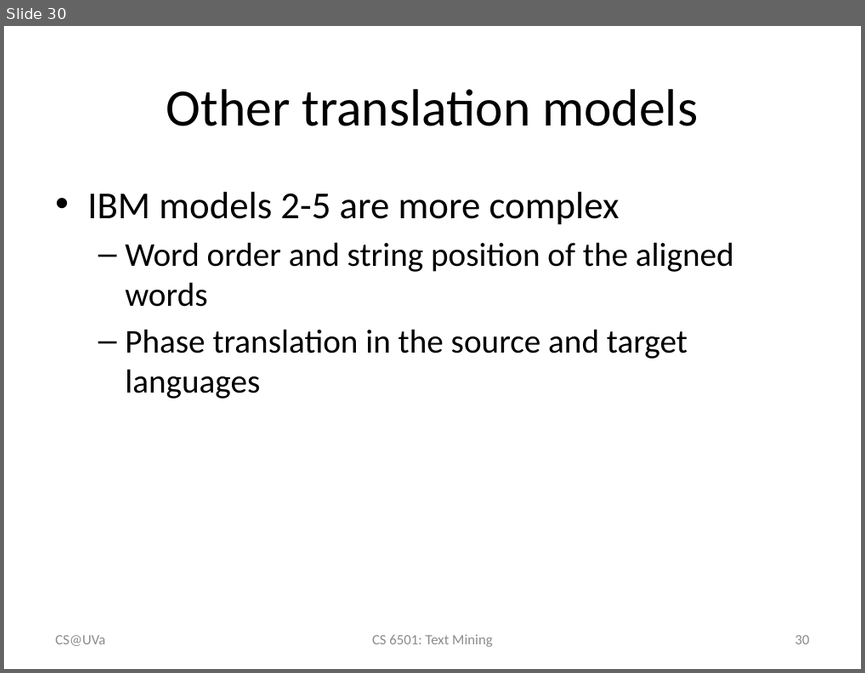
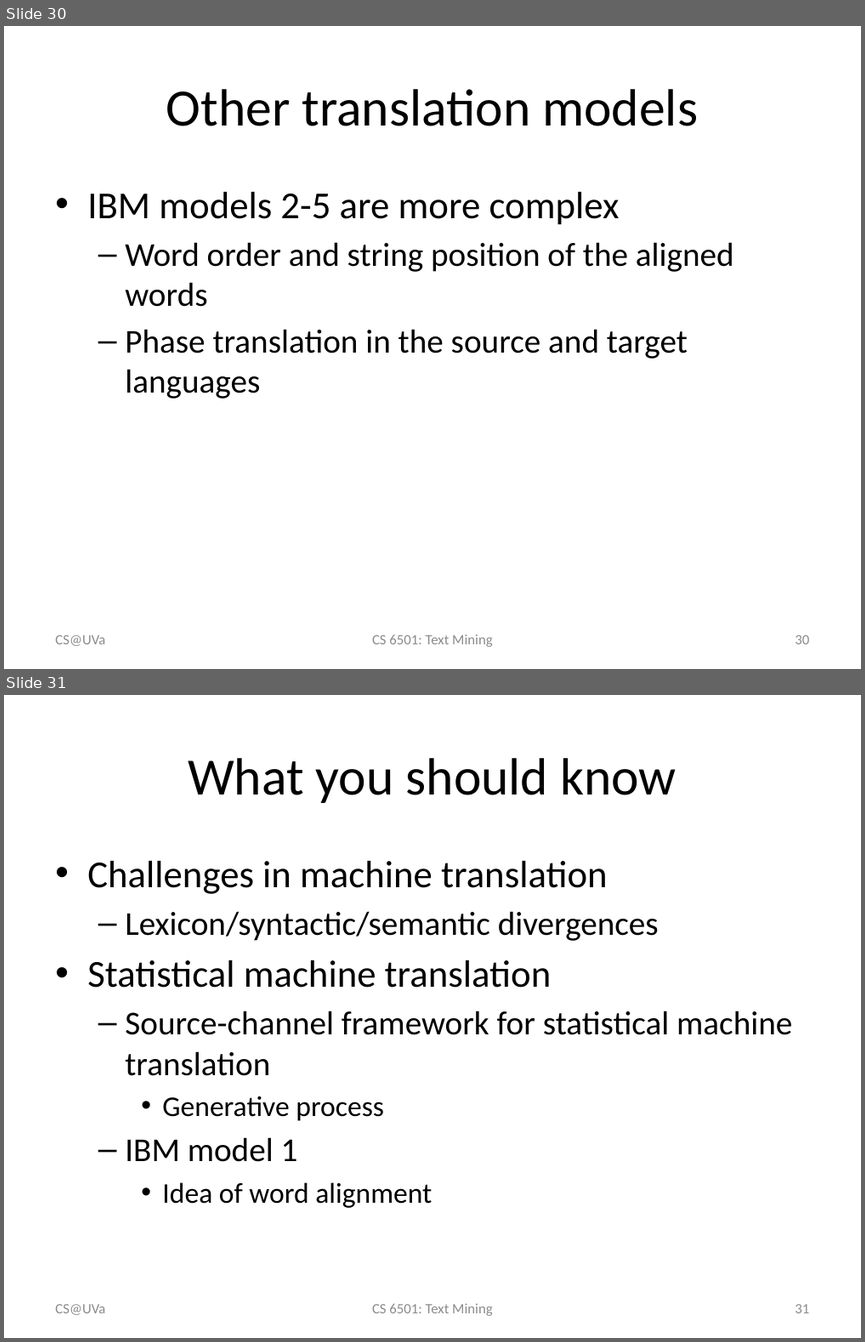
Before and after one commit to wang296/CS6501-Text-Mining, a slide deck: docs/StatisticalMachineTranslation.pptx. Shown one above the other, each under a label of ours: slide 30 before the commit, slides 30 and 31 after it. The pictures are 865x673 and 865x1342 pixels, drawn with LibreOffice and Linux fonts; fonts in the diff are those of the drawing. Boxes give left, top, right and bottom in pixels: in the first picture for what was removed or moved away, otherwise in the second. Text is boxed around its words. In the diff, an @@ line names an element or a change of style, - is before the commit and + after.

```diff
--- a/docs/StatisticalMachineTranslation.pptx
+++ b/docs/StatisticalMachineTranslation.pptx
@@ slide 31 added at [4,695,861,1338], background #FFFFFF @@
@@ title added at [188,758,676,803], 44 pt, text #000000 @@
+What you should know
@@ text added at [87,861,792,1208], 28 pt, text #000000 @@
+• Challenges in machine translation
+  – Lexicon/syntactic/semantic divergences
+• Statistical machine translation
+  – Source-channel framework for statistical machine translation
+    • Generative process
+  – IBM model 1
+    • Idea of word alignment
@@ text added at [55,1304,105,1315], 12 pt, text #8C8C8C @@
+CS@UVa
@@ text added at [372,1303,493,1315], 12 pt, text #8C8C8C @@
+CS 6501: Text Mining
@@ page number added at [794,1304,809,1313], 12 pt, text #8C8C8C @@
+31
```
Also in this commit, not shown: 5 slides changed, 1 other slide added, 5 other files.
